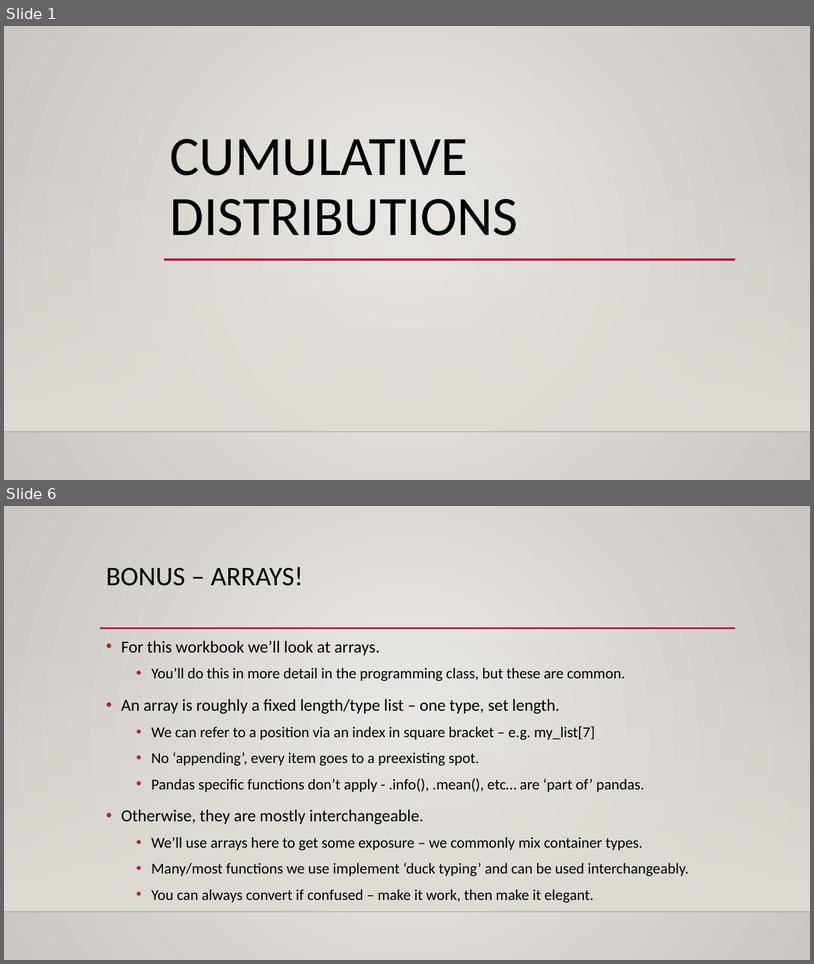
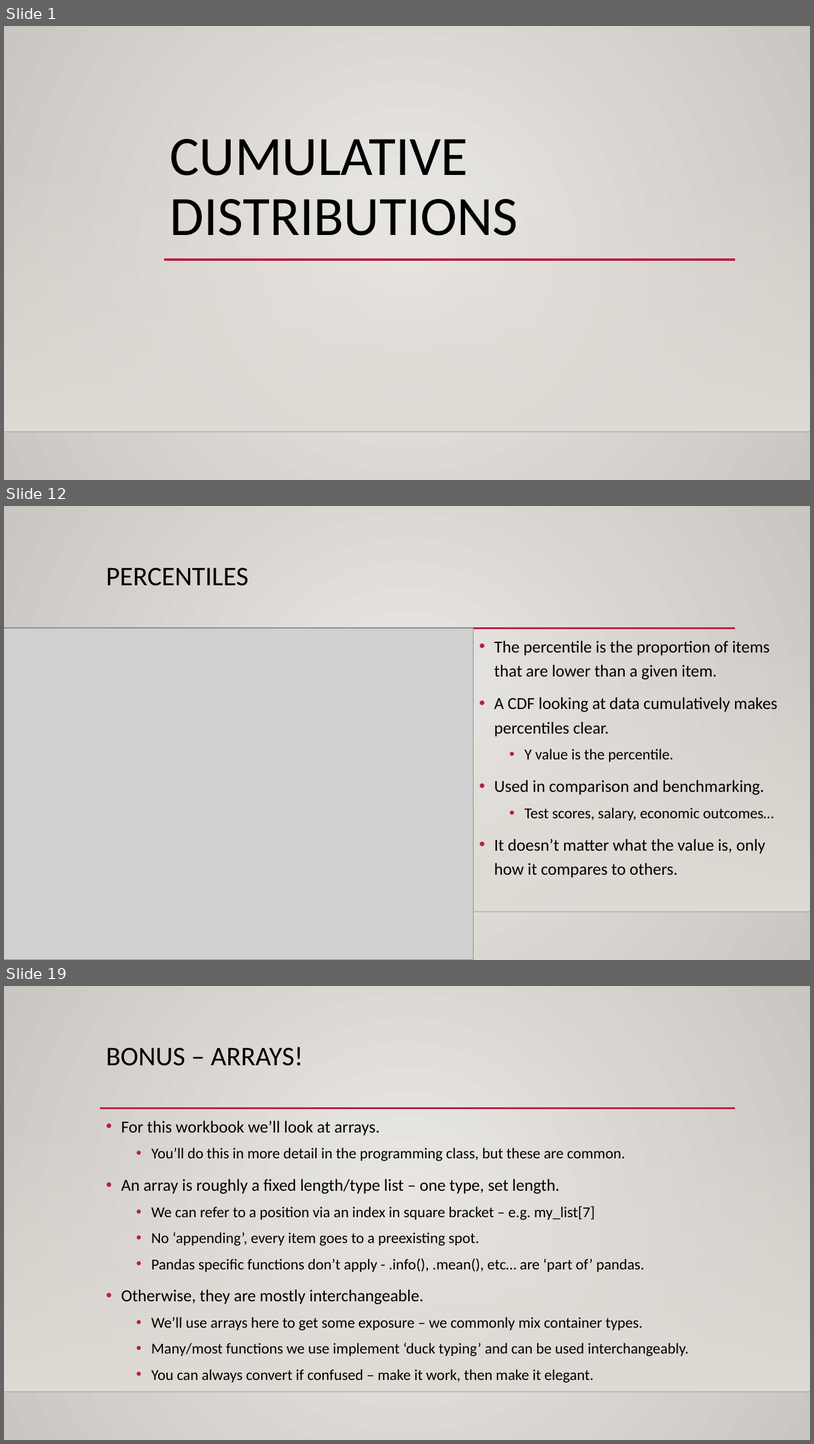
Before and after one commit to SedemSetor/Basic_Stats_in_Python_Student_Repository, a slide deck: reference_material/slides/004_Cumulative_Distributions.pptx. Shown one above the other, each under a label of ours: slides 1 and 6 before the commit, slides 1, 12 and 19 after it; the slides between them are not shown. The pictures are 814x964 and 814x1444 pixels, drawn with LibreOffice and Linux fonts; fonts in the diff are those of the drawing; grey boxes stand for pictures; background and template pictures are left out. Boxes give left, top, right and bottom in pixels: in the first picture for what was removed or moved away, otherwise in the second. Text is boxed around its words. In the diff, an @@ line names an element or a change of style, - is before the commit and + after.

```diff
--- a/reference_material/slides/004_Cumulative_Distributions.pptx
+++ b/reference_material/slides/004_Cumulative_Distributions.pptx
@@ slide 12 added at [4,506,810,960], background gradient #ECEAE7 to #CAC7C1; not listed: 3 template elements that a slide beside it also shows @@
@@ title added at [106,568,249,586], 32 pt, text #000000 @@
+PERCENTILES
@@ picture added at [4,628,473,960] @@
@@ text added at [494,640,778,877], 20 pt, text #000000 @@
+• The percentile is the proportion of items that are lower than a given item.
+• A CDF looking at data cumulatively makes percentiles clear.
+  • Y value is the percentile.
+• Used in comparison and benchmarking.
+  • Test scores, salary, economic outcomes…
+• It doesn’t matter what the value is, only how it compares to others.
@@ what was slide 6 is now slide 19 @@
```
Also in this commit, not shown: 3 slides changed, 12 other slides added, 3 other files.
